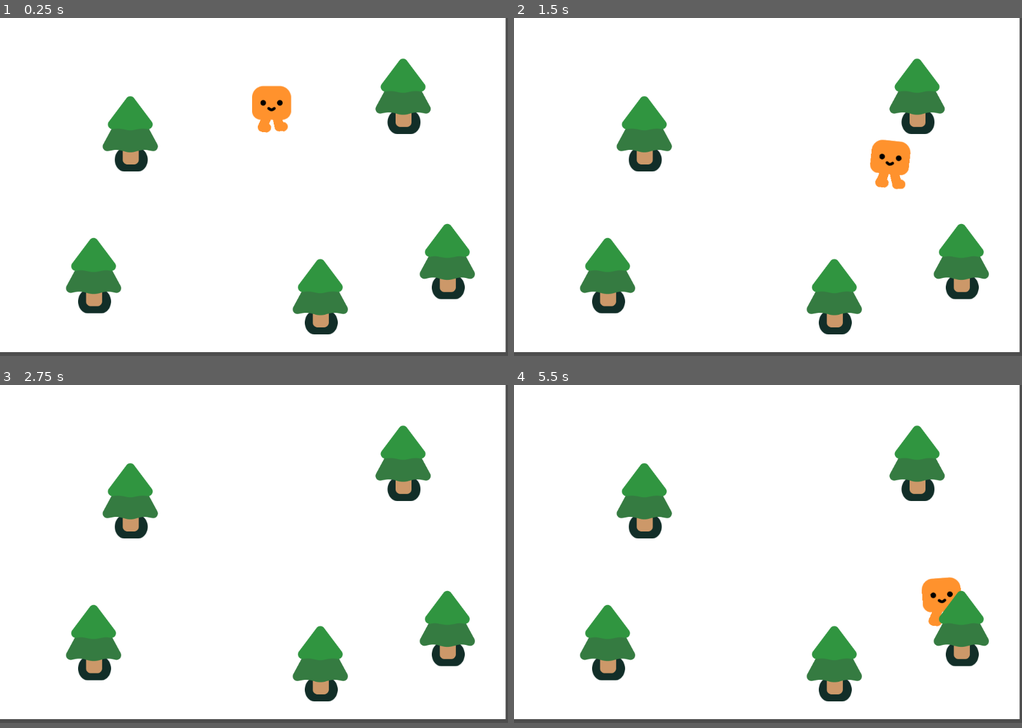
Above: before the commit, frames 1-4 (two rows, left to right).
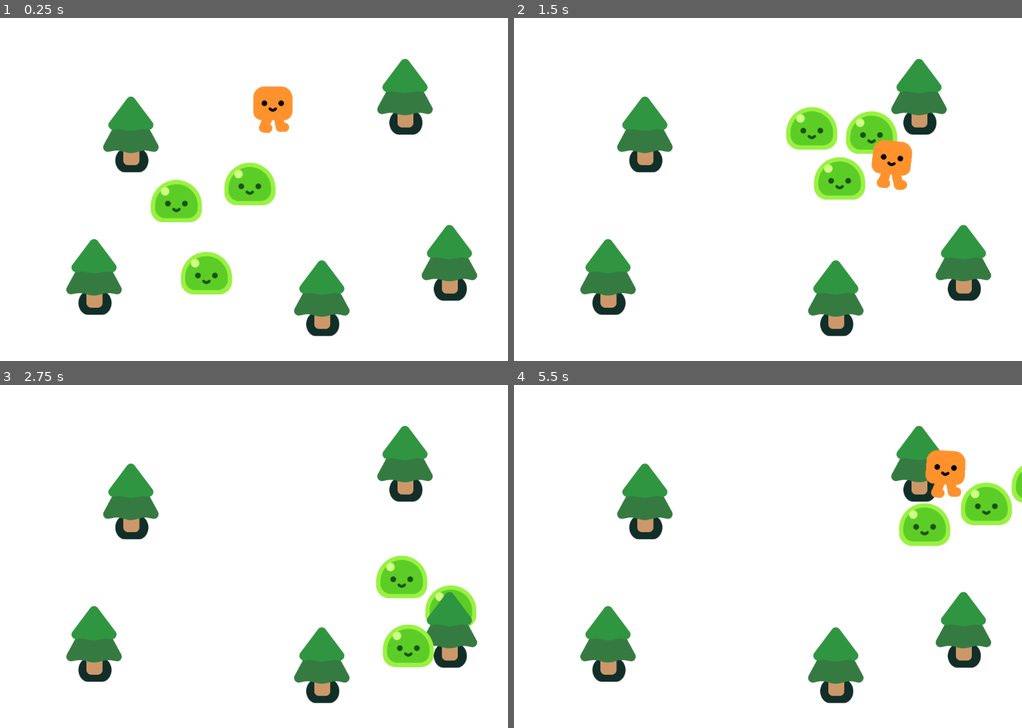
Above: after the commit, the same moments.

Repository: TranQuocNghiaGameMaker/Vampire-Survivor-In-GODOT
Game: Godot game, scene res://Scenes/Survival Game.tscn
Two runs of this game, one before a commit and one after it. Both use one fixed random seed, a clock stepped at 60 frames per second and the inputs below.
Inputs:
- Up to frame 1 (0.25 s): no input
- Up to frame 2 (1.5 s): hold Right (move_right) 0.53-1.28 s; hold Down (move_down) from 1.28 s (still down)
- Up to frame 3 (2.75 s): release Down (move_down) at 2.03 s; hold Right (move_right) from 2.03 s (still down)
- Up to frame 4 (5.5 s): release Right (move_right) at 2.78 s; hold Up (move_up) 2.78-3.53 s; hold Left (move_left) 3.53-5.03 s; hold Down (move_down) from 5.03 s (still down)
In our replay, the window is 800x533 before the commit and 800x541 after it. These sizes can differ from the game's own. Grey fills any space a smaller window leaves; there, only what the larger window draws over its background counts as a difference.

The runs differ from the first frame. In frame 1, 6.4% of the frame differs, in the area x 0-100%, y 0-99%; in frame 2, 6.3%; in frame 3, 5.5%; in frame 4, 6.8%.

Commit message:
+[NghiaTQ] Added mob and follow player

Diff:
--- a/Scenes/Player.tscn
+++ b/Scenes/Player.tscn
@@ -1,7 +1,7 @@
 [gd_scene load_steps=4 format=3 uid="uid://dqnvktw1muhoa"]
 
 [ext_resource type="PackedScene" uid="uid://pbmyh1qru7p" path="res://characters/happy_boo/happy_boo.tscn" id="1_8y7ot"]
-[ext_resource type="Script" path="res://Player.gd" id="1_wava7"]
+[ext_resource type="Script" path="res://Scripts/Player.gd" id="1_wava7"]
 
 [sub_resource type="CapsuleShape2D" id="CapsuleShape2D_06x1l"]
 radius = 33.0
--- a/Scenes/Survival Game.tscn
+++ b/Scenes/Survival Game.tscn
@@ -1,15 +1,15 @@
-[gd_scene load_steps=3 format=3 uid="uid://gqinmonioyal"]
+[gd_scene load_steps=4 format=3 uid="uid://gqinmonioyal"]
 
 [ext_resource type="PackedScene" uid="uid://dqnvktw1muhoa" path="res://Scenes/Player.tscn" id="1_0kjnw"]
 [ext_resource type="PackedScene" uid="uid://g5b6bq2ly3qf" path="res://Scenes/Pine_tree.tscn" id="2_totqp"]
+[ext_resource type="PackedScene" uid="uid://dbd0wrbvr32sj" path="res://Scenes/mob.tscn" id="3_gkevq"]
 
 [node name="Game" type="Node2D"]
 y_sort_enabled = true
 
 [node name="ColorRect" type="ColorRect" parent="."]
-offset_top = -15.0
 offset_right = 1075.0
-offset_bottom = 712.0
+offset_bottom = 727.0
 
 [node name="pine_tree" parent="." instance=ExtResource("2_totqp")]
 position = Vector2(278, 238)
@@ -28,3 +28,12 @@
 
 [node name="Player" parent="." instance=ExtResource("1_0kjnw")]
 position = Vector2(579, 236)
+
+[node name="Mob" parent="." instance=ExtResource("3_gkevq")]
+position = Vector2(505, 459)
+
+[node name="Mob2" parent="." instance=ExtResource("3_gkevq")]
+position = Vector2(318, 475)
+
+[node name="Mob3" parent="." instance=ExtResource("3_gkevq")]
+position = Vector2(408, 646)
--- /dev/null
+++ b/Scenes/mob.tscn
@@ -0,0 +1,16 @@
+[gd_scene load_steps=4 format=3 uid="uid://dbd0wrbvr32sj"]
+
+[ext_resource type="Script" path="res://Scripts/Mob.gd" id="1_yasgg"]
+[ext_resource type="PackedScene" uid="uid://ogik4s70pgwl" path="res://characters/slime/slime.tscn" id="2_3e5a5"]
+
+[sub_resource type="CircleShape2D" id="CircleShape2D_w75dn"]
+radius = 59.0339
+
+[node name="Mob" type="CharacterBody2D"]
+script = ExtResource("1_yasgg")
+
+[node name="Slime" parent="." instance=ExtResource("2_3e5a5")]
+
+[node name="CollisionShape2D" type="CollisionShape2D" parent="."]
+position = Vector2(0, -27)
+shape = SubResource("CircleShape2D_w75dn")
--- /dev/null
+++ b/Scripts/Mob.gd
@@ -0,0 +1,7 @@
+extends CharacterBody2D
+
+@onready var player = get_node("/root/Game/Player")
+func _physics_process(delta):
+	var direction = global_position.direction_to(player.global_position)
+	velocity = direction * 300
+	move_and_slide()
--- a/project.godot
+++ b/project.godot
@@ -81,8 +81,8 @@
 
 [display]
 
-window/size/viewport_width=1080
-window/size/viewport_height=720
+window/size/viewport_width=1075
+window/size/viewport_height=727
 window/stretch/mode="viewport"
 
 [dotnet]
Renamed: Player.gd -> Scripts/Player.gd
